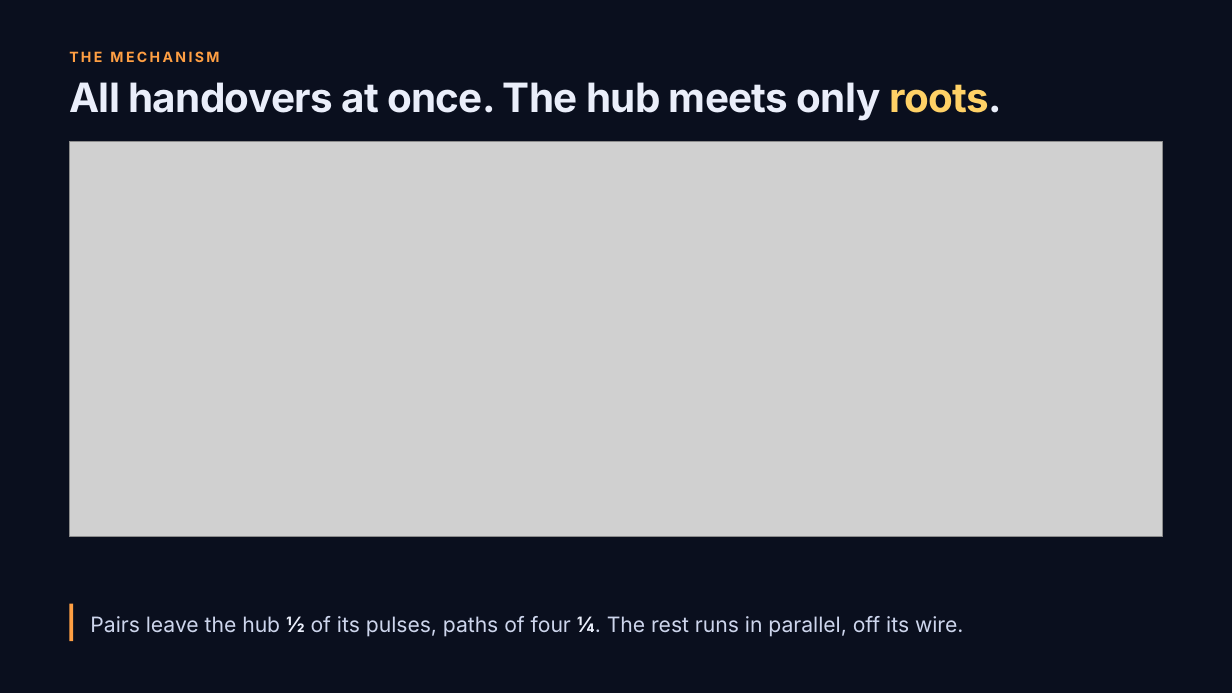
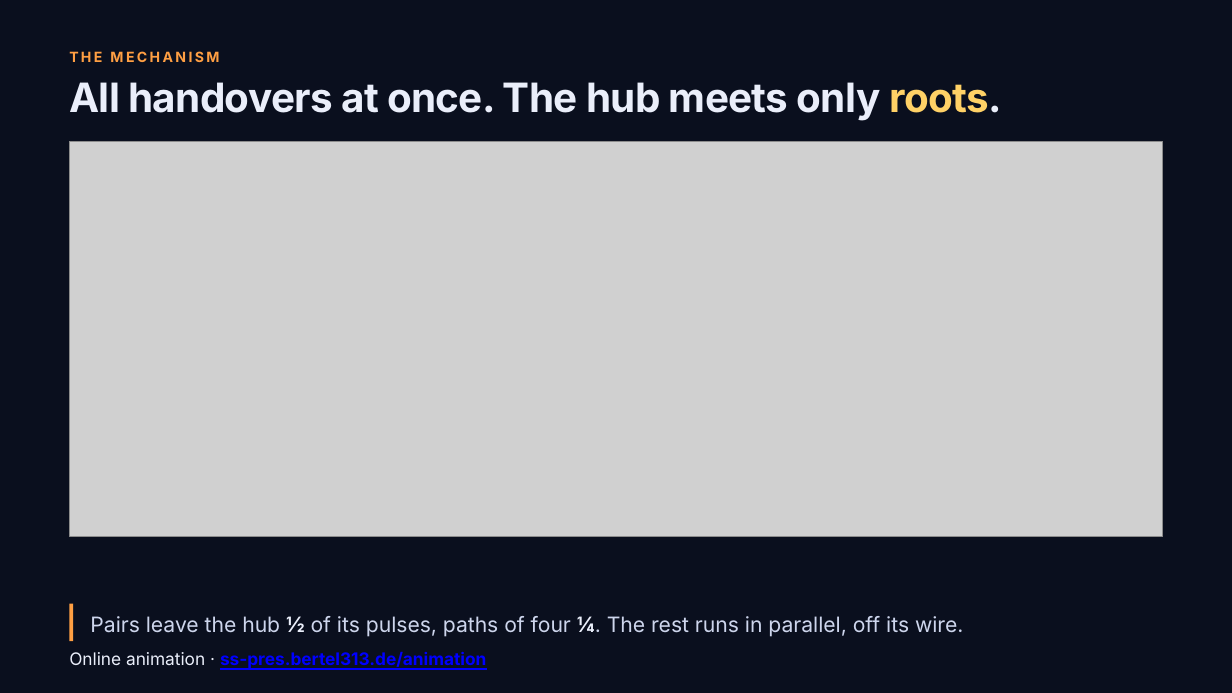
Before and after one commit to Superposition-Squad/2026-PushQuantum-Hackathon, a slide deck: slide 6 of slides/relay/relay.pptx. Drawn at 1232x693 pixels with LibreOffice and Linux fonts; fonts in the diff are those of the drawing; grey boxes stand for pictures. Boxes give left, top, right and bottom in pixels: in the first picture for what was removed or moved away, otherwise in the second. Text is boxed around its words. In the diff, an @@ line names an element or a change of style, - is before the commit and + after.

```diff
--- a/slides/relay/relay.pptx
+++ b/slides/relay/relay.pptx
@@ text added at box(69, 651, 486, 669), 13.5 pt, text #0000FF, bold, underline @@
+Online animation · ss-pres.bertel313.de/animation
```
Also in this commit, not shown: 9 other files.
